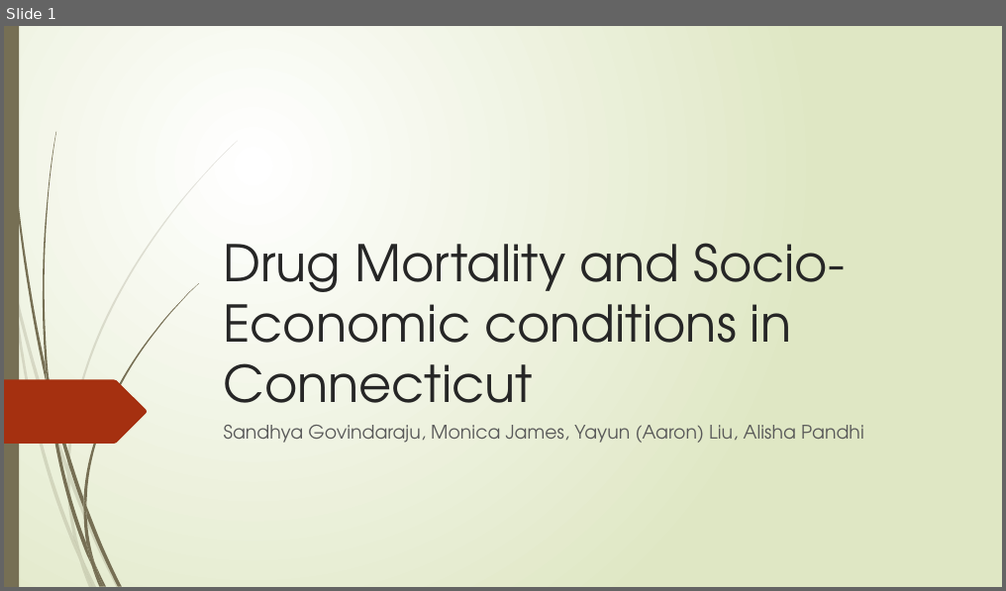
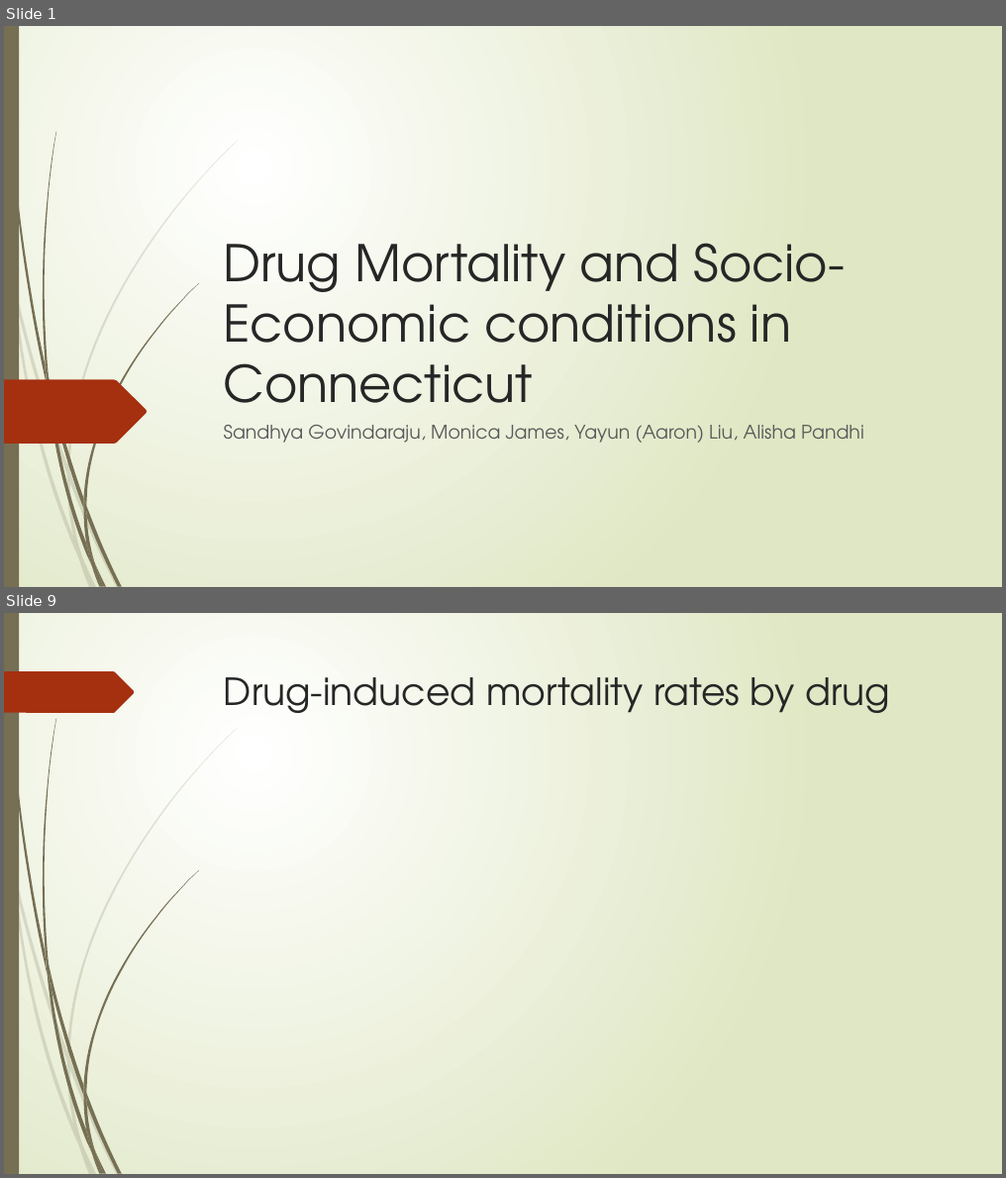
Before and after one commit to yayunl/DataViz-Project1, a slide deck: Drug Mortality and Socio-Economic conditions in Connecticut.pptx. Shown one above the other, each under a label of ours: slide 1 before the commit, slides 1 and 9 after it; the slides between them are not shown. The pictures are 1006x591 and 1006x1178 pixels, drawn with LibreOffice and Linux fonts; fonts in the diff are those of the drawing. Boxes give left, top, right and bottom in pixels: in the first picture for what was removed or moved away, otherwise in the second. Text is boxed around its words. In the diff, an @@ line names an element or a change of style, - is before the commit and + after.

```diff
--- a/Drug Mortality and Socio-Economic conditions in Connecticut.pptx
+++ b/Drug Mortality and Socio-Economic conditions in Connecticut.pptx
@@ slide 9 added at [4,613,1002,1174], background gradient #FFFFFF to #DFE8C4; not listed: 23 template elements that a slide beside it also shows @@
@@ freeform shape added at [4,671,135,713], fill #A53010 @@
@@ title added at [224,677,890,713], 36 pt, text #262626 @@
+Drug-induced mortality rates by drug
```
Also in this commit, not shown: 1 slide changed, 7 other slides added, 1 slide removed.
